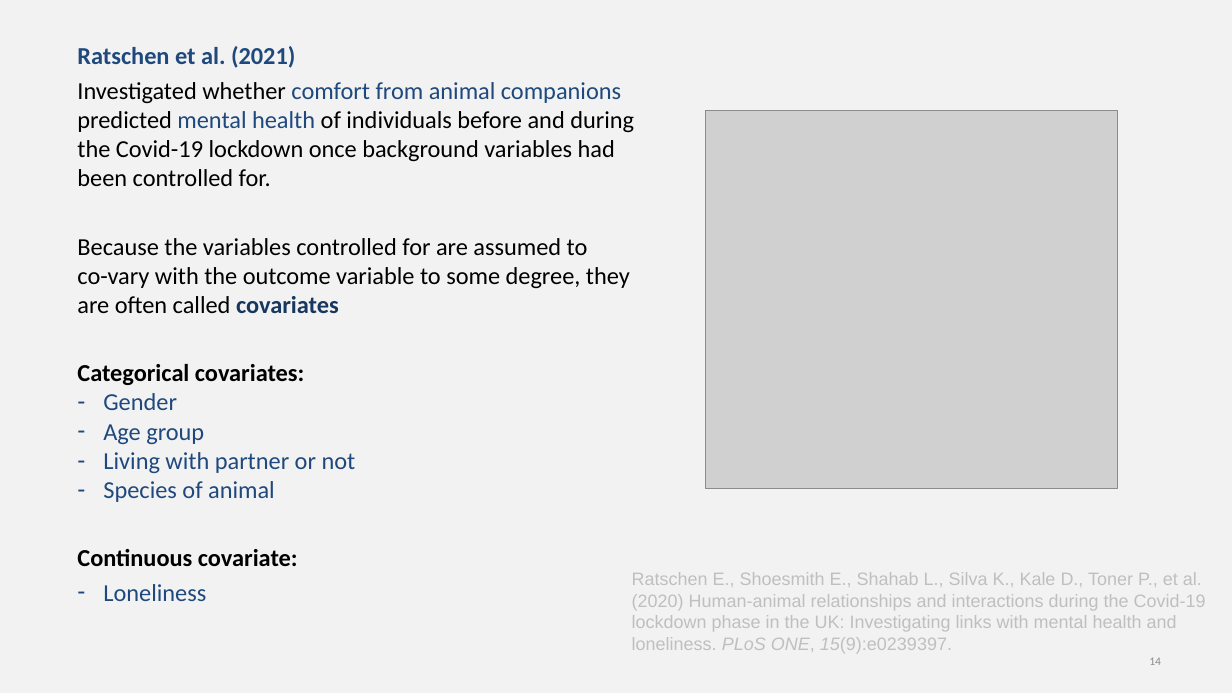
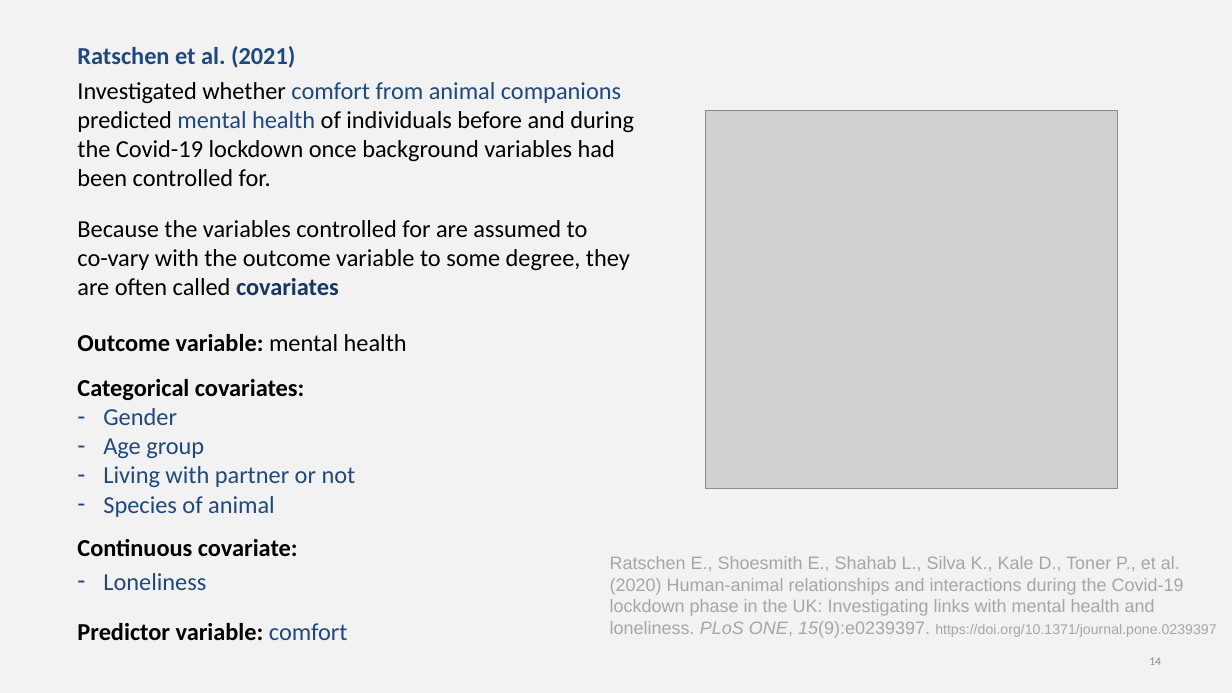
Before and after one commit to chrisjberry/datafluencyCB, a slide deck: slide 14 of docs/slides/PSYC753_L5_MultipleRegression3.pptx. Drawn at 1232x693 pixels with LibreOffice and Linux fonts; fonts in the diff are those of the drawing; grey boxes stand for pictures. Boxes give left, top, right and bottom in pixels: in the first picture for what was removed or moved away, otherwise in the second. Text is boxed around its words. In the diff, an @@ line names an element or a change of style, - is before the commit and + after.

```diff
--- a/docs/slides/PSYC753_L5_MultipleRegression3.pptx
+++ b/docs/slides/PSYC753_L5_MultipleRegression3.pptx
@@ text at (77, 334, 407, 351): paragraph added @@
+Outcome variable: mental health
@@ text at (610, 556, 1216, 638): text changed; text colour #BFBFBF to #A6A6A6 @@
-Ratschen E., Shoesmith E., Shahab L., Silva K., Kale D., Toner P., et al. (2020) Human-animal relationships and interactions during the Covid-19 lockdown phase in the UK: Investigating links with mental health and loneliness. PLoS ONE, 15(9):e0239397.
+Ratschen E., Shoesmith E., Shahab L., Silva K., Kale D., Toner P., et al. (2020) Human-animal relationships and interactions during the Covid-19 lockdown phase in the UK: Investigating links with mental health and loneliness. PLoS ONE, 15(9):e0239397. https://doi.org/10.1371/journal.pone.0239397
@@ text at (77, 623, 348, 640): paragraph added @@
+Predictor variable: comfort
```
Also in this commit, not shown: 3 other slides changed.
